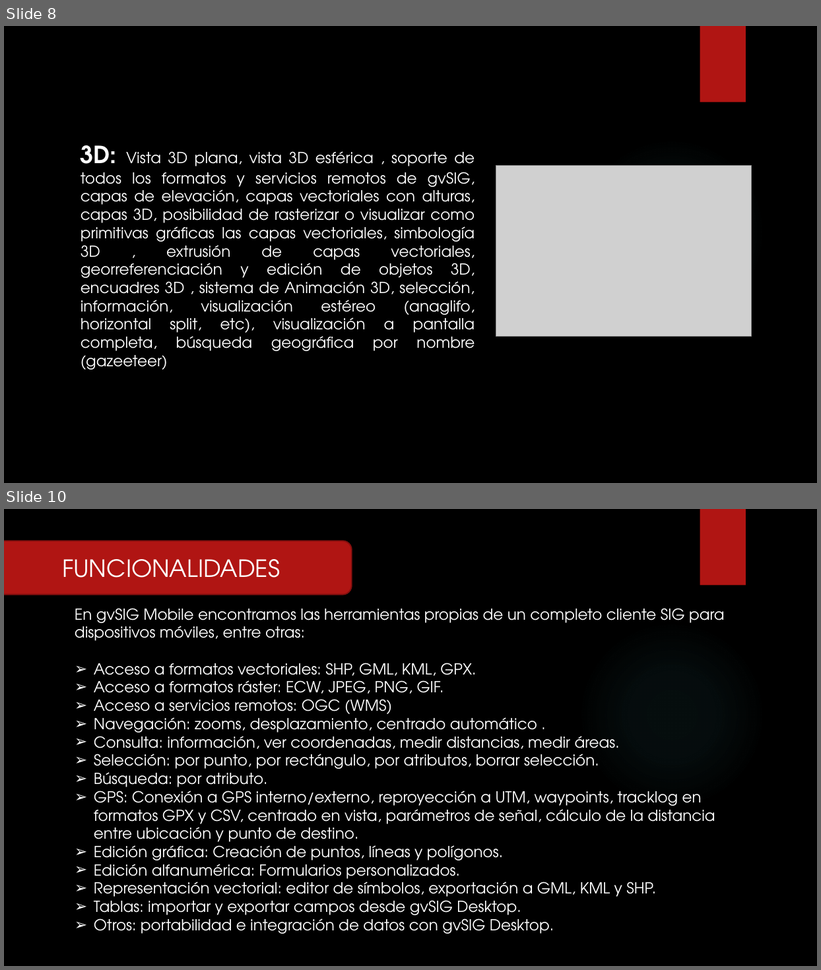
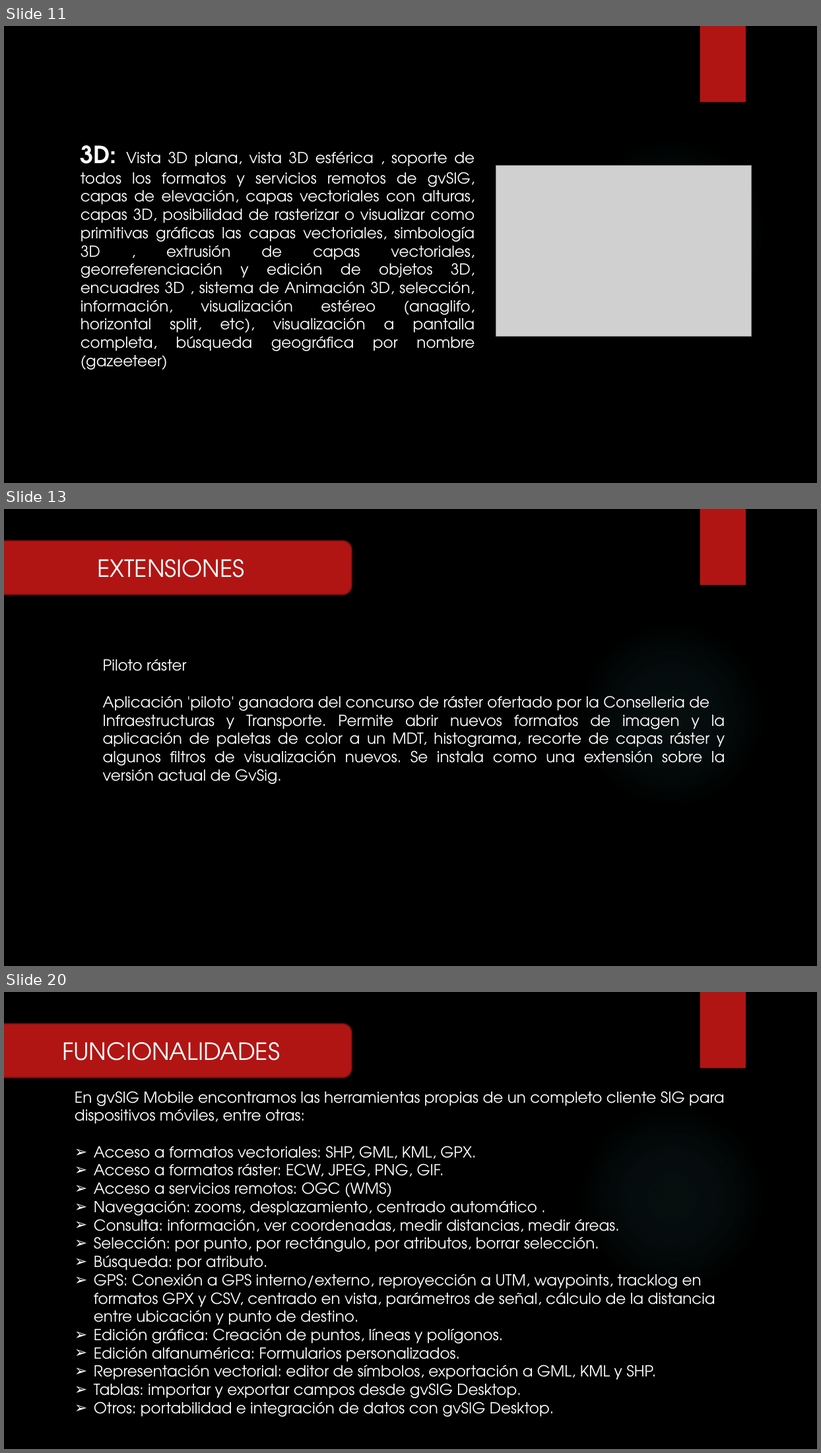
Before and after one commit to RFray/gvSIG, a slide deck: Expo-gvSIG.pptx. Shown one above the other, each under a label of ours: slides 8 and 10 before the commit, slides 11, 13 and 20 after it; the slides between them are not shown. The pictures are 821x970 and 821x1453 pixels, drawn with LibreOffice and Linux fonts; fonts in the diff are those of the drawing; grey boxes stand for pictures; background and template pictures are left out. Boxes give left, top, right and bottom in pixels: in the first picture for what was removed or moved away, otherwise in the second. Text is boxed around its words. In the diff, an @@ line names an element or a change of style, - is before the commit and + after.

```diff
--- a/Expo-gvSIG.pptx
+++ b/Expo-gvSIG.pptx
@@ slide 13 added at (4,509,817,966), background picture (left out); not listed: 2 template elements that a slide beside it also shows @@
@@ rounded rectangle added at (4,541,352,594), fill #B01513, outline #82100E 1.5 pt, 28 pt, text #FFFFFF @@
+EXTENSIONES
@@ text added at (103,659,725,784), 18 pt, text #FFFFFF @@
+Piloto ráster
+Aplicación 'piloto' ganadora del concurso de ráster ofertado por la Conselleria de
+Infraestructuras y Transporte. Permite abrir nuevos formatos de imagen y la aplicación de paletas de color a un MDT, histograma, recorte de capas ráster y algunos filtros de visualización nuevos. Se instala como una extensión sobre la versión actual de GvSig.
@@ what was slide 8 is now slide 11 @@
@@ what was slide 10 is now slide 20 @@
```
Also in this commit, not shown: 5 slides changed, 9 other slides added.
